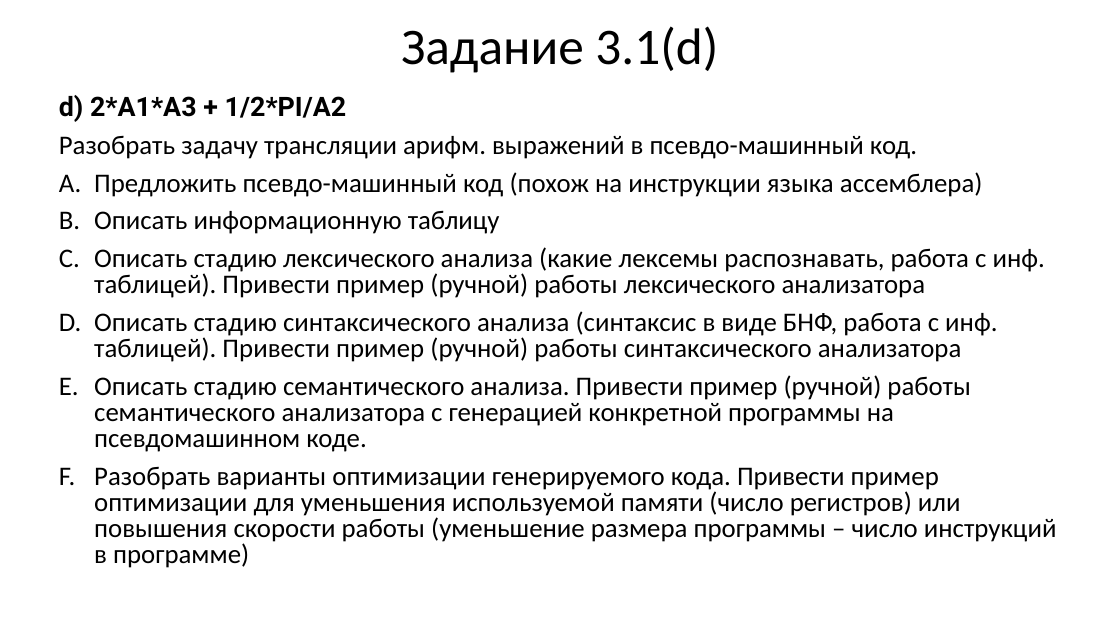
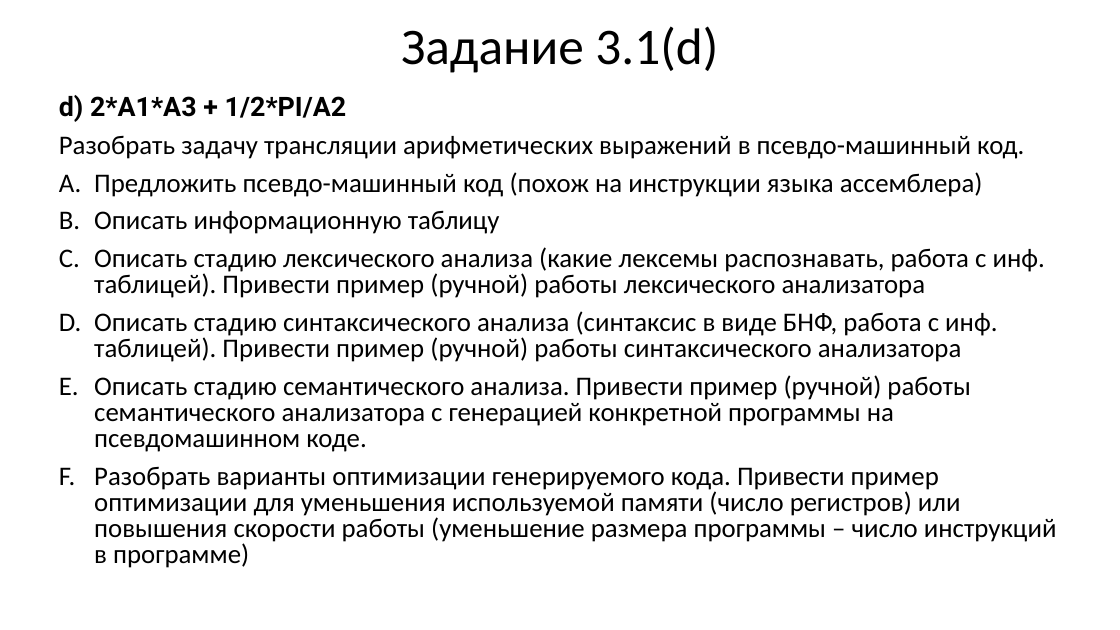
Before and after one commit to goddamnteam/korzun, a slide deck: slide 2 of task3.pptx. Drawn at 1120x630 pixels with LibreOffice and Linux fonts; fonts in the diff are those of the drawing. Boxes give left, top, right and bottom in pixels: in the first picture for what was removed or moved away, otherwise in the second. Text is boxed around its words. In the diff, an @@ line names an element or a change of style, - is before the commit and + after.

```diff
--- a/task3.pptx
+++ b/task3.pptx
@@ text at [59,135,1024,159]: text changed @@
-Разобрать задачу трансляции арифм. выражений в псевдо-машинный код.
+Разобрать задачу трансляции арифметических выражений в псевдо-машинный код.
```
Also in this commit, not shown: 33 other slides changed, 1 slide added, 1 slide removed.
